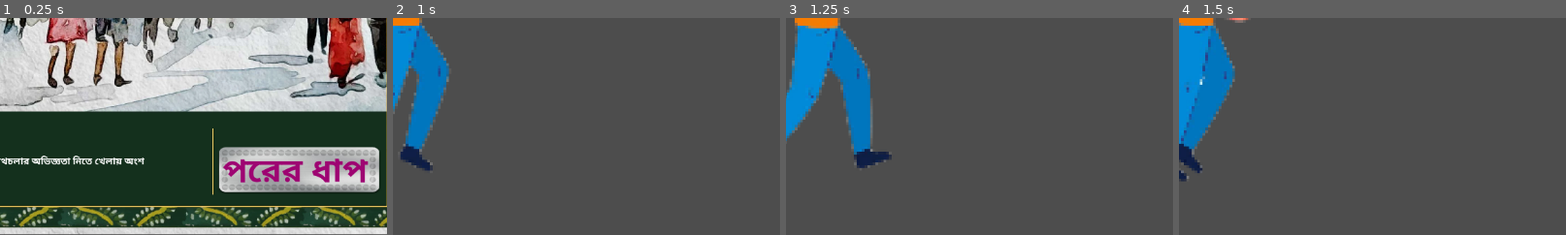
Above: before the commit, frames 1-4 (left to right).
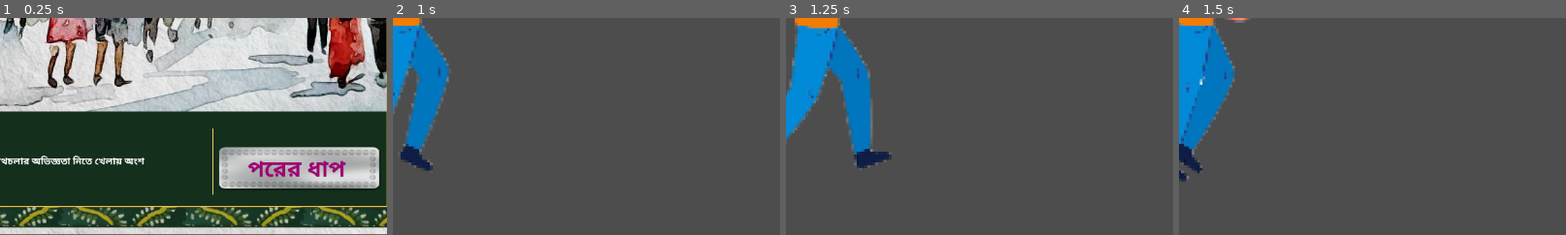
Above: after the commit, the same moments.

Repository: AbrarUr-Rahman/shunno-to-purno
Game: Godot game, scene res://Scenes/level_3.tscn
The game is run twice, just before and just after one commit, with the same random seed, the same clock (stepped at 60 frames per second) and the same inputs.
Inputs:
- Up to frame 1 (0.25 s): no input
- Up to frame 2 (1 s): click "পরের ধাপ" at 0.5 s
- Up to frame 3 (1.25 s): no input
- Up to frame 4 (1.5 s): no input
The pictures show only the part of the screen within x 47-97%, y 50-100%; the shares and areas given below are measured in that part.

The runs differ from the first frame. In frame 1, 3.4% of the frame differs, in the area x 56-98%, y 59-81%; in frame 2, nothing differs; in frame 3, nothing differs; in frame 4, nothing differs.

Commit message:
cityarive added

Diff:
--- /dev/null
+++ b/Scenes/female_level_4.tscn
@@ -0,0 +1,39 @@
+[gd_scene load_steps=4 format=3 uid="uid://bl3jc3nyi6n5m"]
+
+[ext_resource type="Texture2D" uid="uid://cs75g8gaupm8o" path="res://assetes/webp/cityarrive-female@2x.webp" id="1_bn5da"]
+[ext_resource type="FontFile" uid="uid://dw6aj5at5rh0l" path="res://assetes/fonts/LiAlinurKurigramUnicode.woff" id="2_cgcye"]
+[ext_resource type="PackedScene" uid="uid://ceuo000ep8fek" path="res://scenes/porer_dhap.tscn" id="3_fpsjr"]
+
+[node name="female-level-4" type="Control"]
+layout_mode = 3
+anchors_preset = 15
+anchor_right = 1.0
+anchor_bottom = 1.0
+grow_horizontal = 2
+grow_vertical = 2
+
+[node name="Backround" type="TextureRect" parent="."]
+layout_mode = 0
+offset_left = -1.0
+offset_right = 1152.0
+offset_bottom = 648.0
+texture = ExtResource("1_bn5da")
+expand_mode = 1
+
+[node name="text" type="Label" parent="Backround"]
+offset_left = 38.0
+offset_top = 507.0
+offset_right = 695.0
+offset_bottom = 615.0
+theme_override_fonts/font = ExtResource("2_cgcye")
+theme_override_font_sizes/font_size = 15
+text = "ধরে নিন, আপনি শহরে বাস করেন। আপনার আয় স্বল্প। প্রতি মাসে আপনার নিয়মিত আয় ১২ পয়েন্ট – যা
+ এখন আপনার কাছে আছে। পয়েন্ট ব্যয় করে একটি মাসের সবচেয়ে প্রয়োজনীয় চাহিদা ও সেবাগুলো (যেমন:
+ বাড়িভাড়া, খাবার, পড়ালেখা, ইত্যাদি ) উপভোগ করুন।"
+
+[node name="Button2" parent="." instance=ExtResource("3_fpsjr")]
+offset_left = 856.0
+offset_top = 504.0
+offset_right = 1105.0
+offset_bottom = 590.0
+theme_override_font_sizes/font_size = 38
--- a/Scenes/level_3.tscn
+++ b/Scenes/level_3.tscn
@@ -49,5 +49,6 @@
 offset_top = 516.0
 offset_right = 1114.0
 offset_bottom = 584.0
+theme_override_font_sizes/font_size = 33
 
 [connection signal="pressed" from="Button" to="." method="_on_button_pressed"]
--- /dev/null
+++ b/Scenes/male_level_4.tscn
@@ -0,0 +1,42 @@
+[gd_scene load_steps=4 format=3 uid="uid://duf8xpbiado2y"]
+
+[ext_resource type="Texture2D" uid="uid://bem1gn6p1jju5" path="res://assetes/webp/cityarrive-male@2x.webp" id="1_k8f5r"]
+[ext_resource type="PackedScene" uid="uid://ceuo000ep8fek" path="res://scenes/porer_dhap.tscn" id="2_7lrqo"]
+[ext_resource type="FontFile" uid="uid://dw6aj5at5rh0l" path="res://assetes/fonts/LiAlinurKurigramUnicode.woff" id="3_bvkma"]
+
+[node name="male-level-4" type="Control"]
+layout_mode = 3
+anchors_preset = 15
+anchor_right = 1.0
+anchor_bottom = 1.0
+grow_horizontal = 2
+grow_vertical = 2
+
+[node name="Backround" type="TextureRect" parent="."]
+layout_mode = 0
+offset_top = 1.0
+offset_right = 1152.0
+offset_bottom = 647.0
+pivot_offset = Vector2(471, 591)
+texture = ExtResource("1_k8f5r")
+expand_mode = 1
+
+[node name="Button" parent="." instance=ExtResource("2_7lrqo")]
+layout_mode = 0
+offset_left = 859.0
+offset_top = 507.0
+offset_right = 1108.0
+offset_bottom = 593.0
+theme_override_font_sizes/font_size = 38
+
+[node name="Label" type="Label" parent="."]
+layout_mode = 0
+offset_left = 38.0
+offset_top = 507.0
+offset_right = 695.0
+offset_bottom = 615.0
+theme_override_fonts/font = ExtResource("3_bvkma")
+theme_override_font_sizes/font_size = 15
+text = "ধরে নিন, আপনি শহরে বাস করেন। আপনার আয় স্বল্প। প্রতি মাসে আপনার নিয়মিত আয় ১২ পয়েন্ট – যা
+ এখন আপনার কাছে আছে। পয়েন্ট ব্যয় করে একটি মাসের সবচেয়ে প্রয়োজনীয় চাহিদা ও সেবাগুলো (যেমন:
+ বাড়িভাড়া, খাবার, পড়ালেখা, ইত্যাদি ) উপভোগ করুন।"
Binary file added: assetes/fonts/LiAlinurKurigramUnicode.woff
Not shown, added: assetes/fonts/LiAlinurKurigramUnicode.woff.import
Binary file added: assetes/fonts/LiAlinurKurigramUnicode.woff2
Not shown, added: assetes/fonts/LiAlinurKurigramUnicode.woff2.import
Binary file added: assetes/fonts/LiSirajeeSanjarUnicode.woff
Not shown, added: assetes/fonts/LiSirajeeSanjarUnicode.woff.import
Binary file added: assetes/fonts/LiSirajeeSanjarUnicode.woff2
Not shown, added: assetes/fonts/LiSirajeeSanjarUnicode.woff2.import
Binary file added: assetes/fonts/old-font/subset-LiAlinurBoisakhUnicode.woff
Not shown, added: assetes/fonts/old-font/subset-LiAlinurBoisakhUnicode.woff.import
Binary file added: assetes/fonts/old-font/subset-LiAlinurBoisakhUnicode.woff2
Not shown, added: assetes/fonts/old-font/subset-LiAlinurBoisakhUnicode.woff2.import
(and 10 more such lines)
